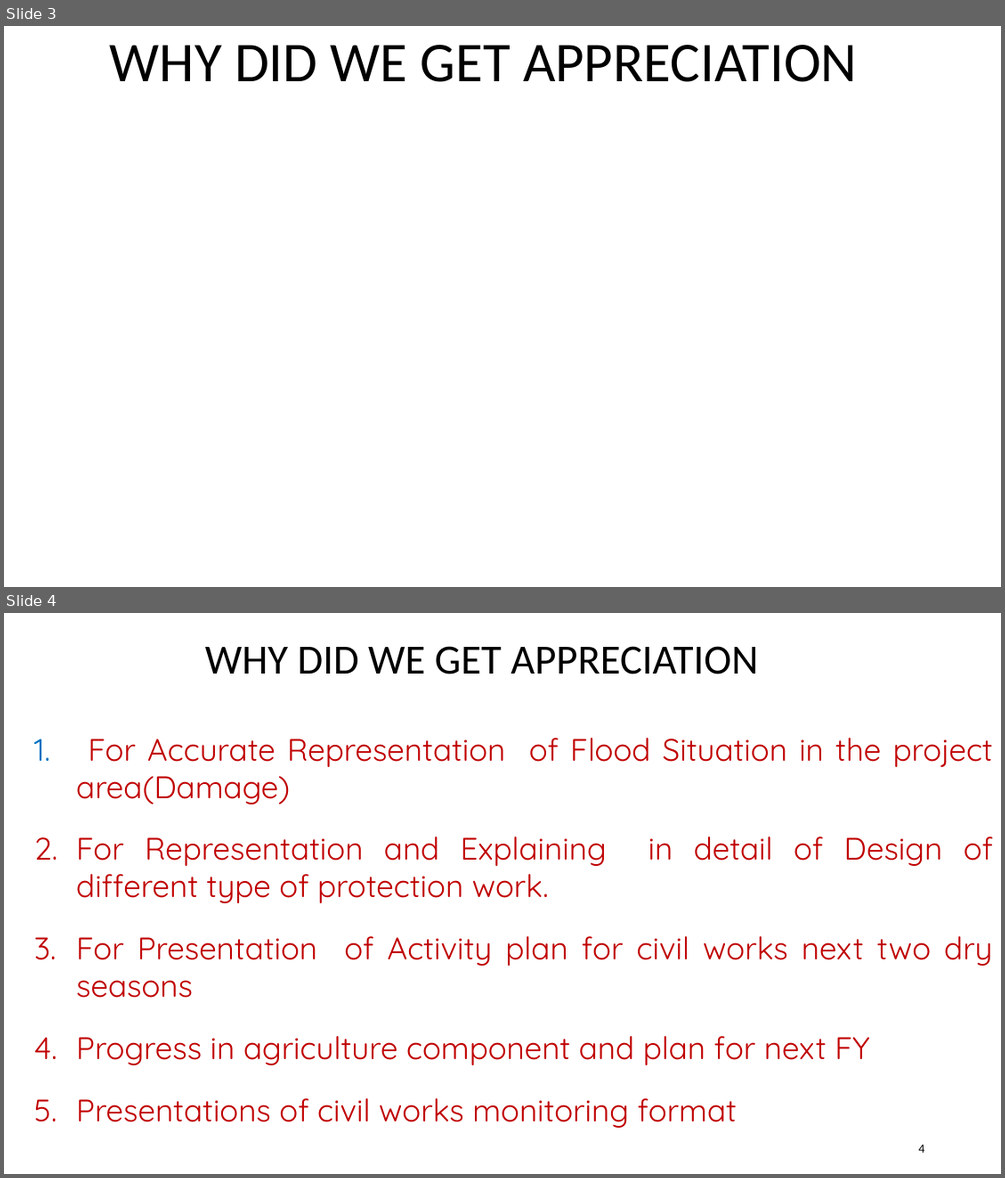
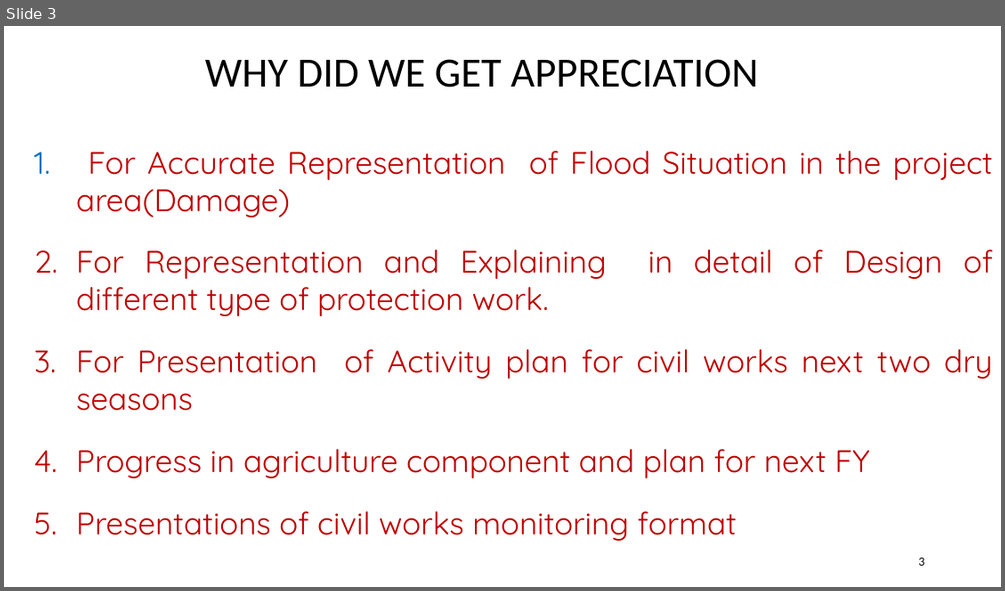
Before and after one commit to jakariapervez/cmis6, a slide deck: Civilworks cost/Work Schedule/PPT on Follow UP of JICA Meeting on 18_11_20202/Follow UP on JICA Meeting and Actions Required To Taken.pptx. Shown one above the other, each under a label of ours: slides 3 and 4 before the commit, slide 3 after it. The pictures are 1005x1178 and 1005x591 pixels, drawn with LibreOffice and Linux fonts; fonts in the diff are those of the drawing; background and template pictures are left out. Boxes give left, top, right and bottom in pixels: in the first picture for what was removed or moved away, otherwise in the second. Text is boxed around its words. In the diff, an @@ line names an element or a change of style, - is before the commit and + after.

```diff
--- a/Civilworks cost/Work Schedule/PPT on Follow UP of JICA Meeting on 18_11_20202/Follow UP on JICA Meeting and Actions Required To Taken.pptx
+++ b/Civilworks cost/Work Schedule/PPT on Follow UP of JICA Meeting on 18_11_20202/Follow UP on JICA Meeting and Actions Required To Taken.pptx
@@ slide 3 removed at (4, 26, 1001, 587), background picture (left out) @@
@@ title removed at (110, 45, 857, 82) @@
-WHY DID WE GET APPRECIATION
@@ what was slide 4 is now slide 3 @@
@@ page number at (918, 557, 924, 565): text changed @@
-4
+3
```
Also in this commit, not shown: 1 slide changed, 17 slides added, 1 other slide removed, 12 other files.
